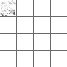
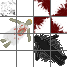
Two versions of the same layered image (67px x 67px). Layer-by-layer changes:
added layer "Ebene 6" above "Ebene 5" over [51, 17, 67, 33]
added layer "Ebene 5" above "Ebene 4" over [51, 0, 67, 16]
added layer "Ebene 4" above "corpse_1" over [34, 0, 50, 16]
added layer "corpse_1" above "corpse_2" over [5, 18, 16, 33]
added layer "corpse_2" above "corpse_3" over [17, 19, 32, 33]
added layer "corpse_3" above "burned_1" over [0, 34, 16, 48]
added layer "burned_1" above "burned_2" over [34, 34, 50, 50]
added layer "burned_2" above "Ebene 8" over [51, 34, 63, 50]
added layer "Ebene 8" above "Ebene 7" over [34, 51, 50, 62]
added layer "Ebene 7" above "corpse_4" over [44, 34, 67, 66]
added layer "corpse_4" above "Ebene 3" over [17, 17, 31, 44]
added layer "Ebene 3" above "Ebene 2" over [34, 17, 50, 33]
